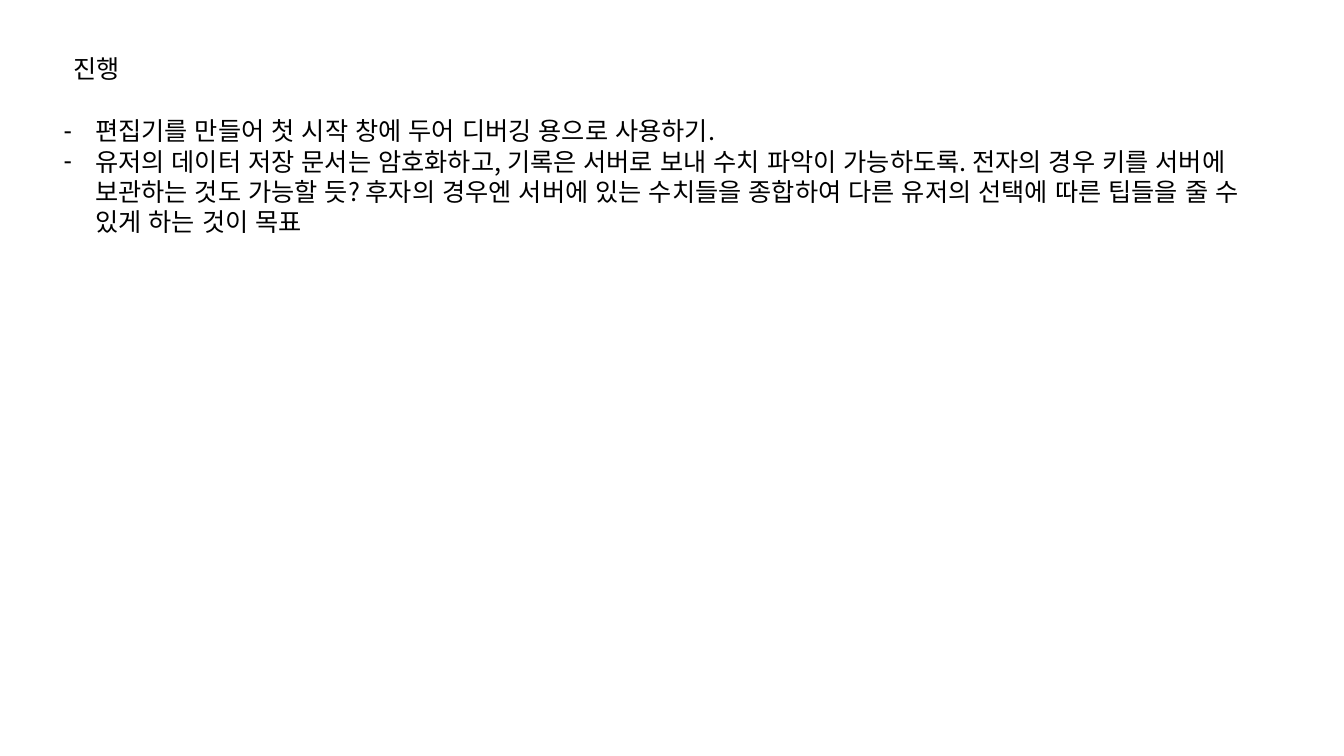
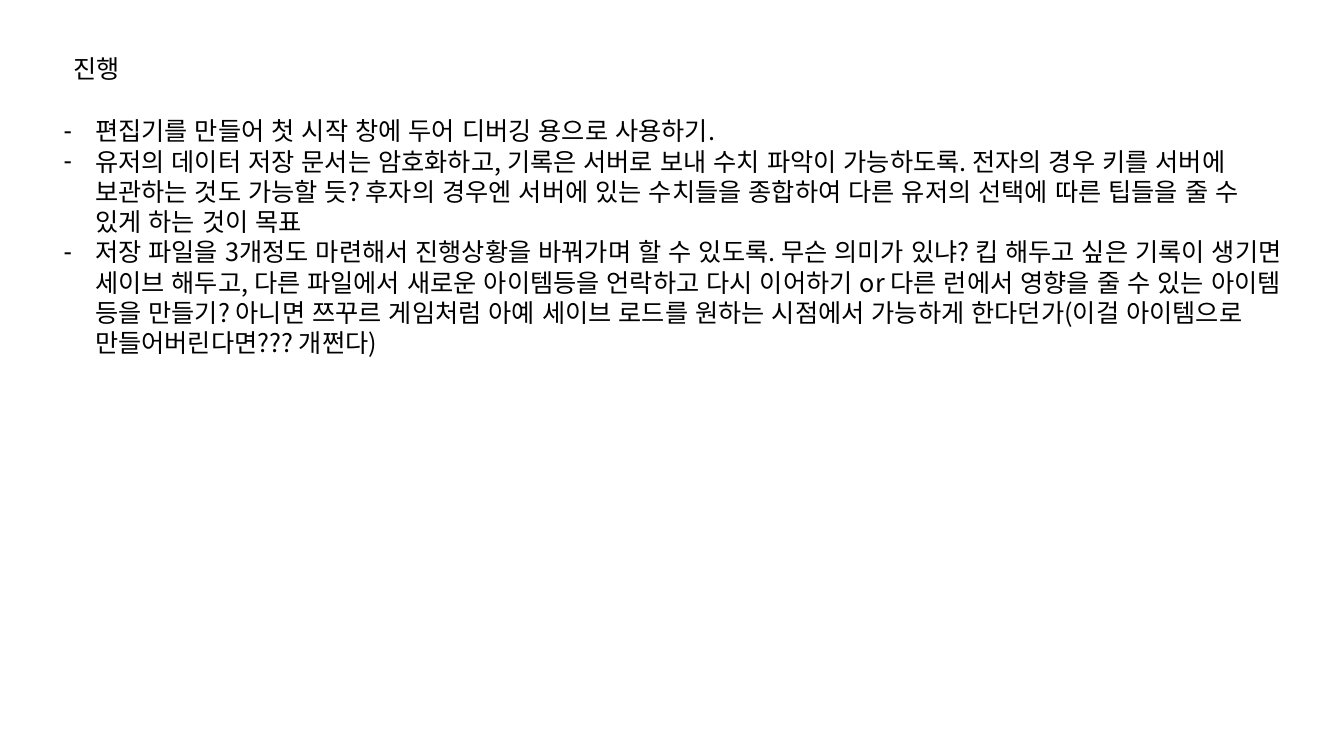
Before and after one commit to IdfKLeh/capstone, a slide deck: slide 1 of 아이디어.pptx. Drawn at 1344x756 pixels with LibreOffice and Linux fonts; fonts in the diff are those of the drawing. Boxes give left, top, right and bottom in pixels: in the first picture for what was removed or moved away, otherwise in the second. Text is boxed around its words. In the diff, an @@ line names an element or a change of style, - is before the commit and + after.

Commit message:
아이디어 추가

```diff
--- a/아이디어.pptx
+++ b/아이디어.pptx
@@ text at bbox=[95, 240, 1282, 357]: paragraph added @@
+– 저장 파일을 3개정도 마련해서 진행상황을 바꿔가며 할 수 있도록. 무슨 의미가 있냐? 킵 해두고 싶은 기록이 생기면 세이브 해두고, 다른 파일에서 새로운 아이템등을 언락하고 다시 이어하기 or 다른 런에서 영향을 줄 수 있는 아이템 등을 만들기? 아니면 쯔꾸르 게임처럼 아예 세이브 로드를 원하는 시점에서 가능하게 한다던가(이걸 아이템으로 만들어버린다면??? 개쩐다)
```
Also in this commit, not shown: 1 slide added, 1 other file.
